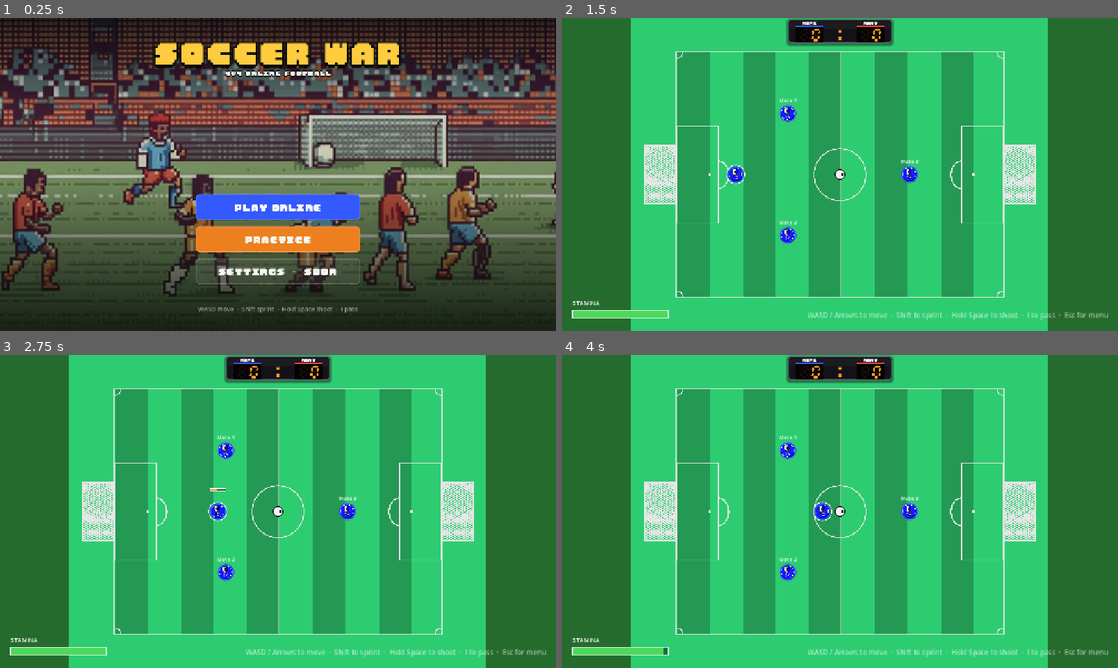
Above: before the commit, frames 1-4 (two rows, left to right).
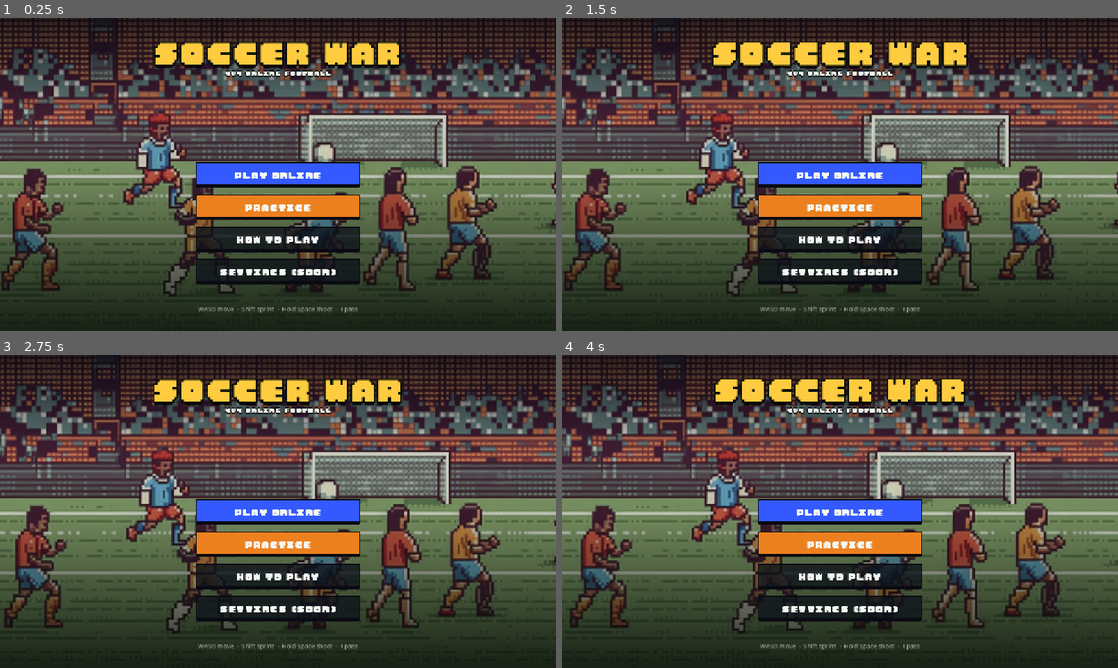
Above: after the commit, the same moments.

Repository: dthanhff318/soccer-war
Game: Godot game, scene res://scenes/boot.tscn
The game is run twice, just before and just after one commit, with the same random seed, the same clock (stepped at 60 frames per second) and the same inputs.
Inputs (mouse positions are in pixels of both pictures, inside the frame that each line leads up to):
- Up to frame 1 (0.25 s): no input
- Up to frame 2 (1.5 s): click (840, 240) at 0.5 s, where only the run after the commit has a clickable "HOW TO PLAY"; click (840, 274) at 1.25 s, where only the run after the commit has a clickable "GOT IT"
- Up to frame 3 (2.75 s): move the mouse to (400, 495) at 2.02 s; hold D (move_right) from 2.03 s (still down); hold Space (kick) from 2.03 s (still down); click (400, 495) at 2.17 s
- Up to frame 4 (4 s): release D (move_right) at 2.75 s; release Space (kick) at 2.75 s; drag from (728, 527) to (789, 452) at 2.77 s; move the mouse to (895, 442) at 3.52 s; hold D (move_right) from 3.53 s (still down); hold Shift (sprint) from 3.53 s (still down); click (895, 442) at 3.67 s

The runs differ from the first frame. In frame 1, 9.5% of the frame differs, in the area x 35-65%, y 46-86%; in frame 2, 99%; in frame 3, 99%, in the area x 0-100%, y 0-100%; in frame 4, 99%.

Commit message:
feat(ui): pixel-style buttons and panels, and a How to play modal

Diff:
--- a/scripts/ui/menu.gd
+++ b/scripts/ui/menu.gd
@@ -16,6 +16,9 @@
 var _online_button: Button
 var _practice_button: Button
 var _settings_button: Button
+var _help_button: Button
+var _help_modal: Control
+var _help_close_button: Button
 var _back_button: Button
 var _name_edit: LineEdit
 var _code_edit: LineEdit
@@ -70,6 +73,7 @@
 	_status.add_theme_constant_override("outline_size", 6)
 	layout.add_child(_status)
 	layout.add_child(UiKit.label("WASD move  ·  Shift sprint  ·  Hold Space shoot  ·  I pass", 14, UiKit.MUTED))
+	_help_modal = _build_help_modal()
 
 
 func _build_home() -> VBoxContainer:
@@ -78,8 +82,10 @@
 	home.add_theme_constant_override("separation", 14)
 	_online_button = _big_button("Play online", _show_online, UiKit.Style.PRIMARY)
 	_practice_button = _big_button("Practice", _on_practice_pressed, UiKit.Style.ACCENT)
-	_settings_button = _big_button("Settings  ·  soon", _on_settings_pressed, UiKit.Style.GHOST)
-	for button in [_online_button, _practice_button, _settings_button]:
+	_help_button = _big_button("How to play", _show_help, UiKit.Style.GHOST)
+	# The pixel font has no "·", so stick to letters, spaces and brackets.
+	_settings_button = _big_button("Settings (soon)", _on_settings_pressed, UiKit.Style.GHOST)
+	for button in [_online_button, _practice_button, _help_button, _settings_button]:
 		home.add_child(button)
 	return home
 
@@ -112,6 +118,87 @@
 	return card.get_parent()
 
 
+## Dimmed full-screen overlay with the controls and rules. Closes with
+## Got it, Esc, or a click outside the panel.
+func _build_help_modal() -> Control:
+	var modal := ColorRect.new()
+	modal.color = Color(0, 0, 0, 0.72)
+	modal.set_anchors_preset(Control.PRESET_FULL_RECT)
+	modal.mouse_filter = Control.MOUSE_FILTER_STOP
+	modal.gui_input.connect(_on_help_backdrop_input)
+	add_child(modal)
+	var center := CenterContainer.new()
+	center.set_anchors_preset(Control.PRESET_FULL_RECT)
+	center.mouse_filter = Control.MOUSE_FILTER_IGNORE
+	modal.add_child(center)
+
+	var card := UiKit.card(center, 660)
+	card.add_child(UiKit.title("HOW TO PLAY", 36, UiKit.GOLD))
+	card.add_child(UiKit.caption("Controls"))
+	var controls := GridContainer.new()
+	controls.columns = 2
+	controls.add_theme_constant_override("h_separation", 20)
+	controls.add_theme_constant_override("v_separation", 10)
+	for row in [
+		[["W", "A", "S", "D"], "Move  (or the arrow keys)"],
+		[["SHIFT"], "Sprint  -  uses stamina"],
+		[["SPACE"], "Hold, then release to shoot  -  hold longer for a harder shot"],
+		[["I"], "Pass  -  stops at the first player it reaches"],
+		[["ESC"], "Leave the match"],
+	]:
+		var keys := HBoxContainer.new()
+		keys.add_theme_constant_override("separation", 4)
+		for key in row[0]:
+			keys.add_child(UiKit.key_cap(key))
+		controls.add_child(keys)
+		var what := UiKit.label(row[1], 16)
+		what.horizontal_alignment = HORIZONTAL_ALIGNMENT_LEFT
+		what.autowrap_mode = TextServer.AUTOWRAP_OFF
+		controls.add_child(what)
+	card.add_child(controls)
+
+	for section in [
+		["Rules", [
+			"Score in the other team's goal  -  own goals count for them.",
+			"Matches last 5 minutes. Most goals wins.",
+		]],
+		["Play online", [
+			"Create a room and share its 4-letter code.",
+			"Friends join, pick Blue or Red, then the host presses Start.",
+		]],
+	]:
+		card.add_child(UiKit.caption(section[0]))
+		for line in section[1]:
+			var bullet := UiKit.label("•  " + line, 16)
+			bullet.horizontal_alignment = HORIZONTAL_ALIGNMENT_LEFT
+			card.add_child(bullet)
+
+	_help_close_button = UiKit.button("Got it", _hide_help, UiKit.Style.PRIMARY)
+	card.add_child(_help_close_button)
+	modal.hide()
+	return modal
+
+
+func _show_help() -> void:
+	_help_modal.show()
+	_help_close_button.grab_focus()
+
+
+func _hide_help() -> void:
+	_help_modal.hide()
+
+
+func _on_help_backdrop_input(event: InputEvent) -> void:
+	if event is InputEventMouseButton and event.pressed:
+		_hide_help()
+
+
+func _unhandled_input(event: InputEvent) -> void:
+	if _help_modal.visible and event.is_action_pressed("ui_cancel"):
+		_hide_help()
+		get_viewport().set_input_as_handled()
+
+
 func _big_button(text: String, on_pressed: Callable, style: UiKit.Style) -> Button:
 	var button := UiKit.button(text, on_pressed, style)
 	button.custom_minimum_size.y = 60
--- a/scripts/ui/ui_kit.gd
+++ b/scripts/ui/ui_kit.gd
@@ -1,8 +1,9 @@
 class_name UiKit
 extends RefCounted
 
-## Shared look for the code-built menu and lobby: the real pitch as a darkened
-## backdrop, a pixel-font title, frosted cards, and buttons coloured by team.
+## Shared 8-bit look for the code-built menu and lobby: pixel-font text,
+## chunky outlined boxes with chamfered corners and a thick bottom edge (so
+## buttons read as raised blocks), and buttons coloured by team.
 
 const PIXEL_FONT := preload("res://assets/field/font/plumppixel.ttf")
 ## Loaded at runtime (not preloaded) so the headless server, which ships
@@ -18,6 +19,14 @@
 const TEXT := Color(0.96, 0.97, 0.95)
 const MUTED := Color(0.78, 0.84, 0.8, 0.75)
 const HIGHLIGHT := Color(1.0, 0.85, 0.3)
+
+## Pixel box geometry: outline width, extra bottom edge ("depth"), and the
+## size of the 45° corner cut.
+const EDGE := 3
+const DEPTH := 4
+const CHAMFER := 4
+## Near-black outline used by every pixel box.
+const OUTLINE := Color(0.04, 0.04, 0.07)
 
 ## How far and how slowly the menu artwork drifts.
 const DRIFT_PIXELS := 40.0
@@ -88,17 +97,16 @@
 	owner.add_child(shade)
 
 
-## Frosted rounded panel; returns the column inside it. `accent` tints the
-## border (team cards in the lobby).
-static func card(parent: Control, width: float, accent: Color = Color(1, 1, 1, 0.14)) -> VBoxContainer:
+## Dark pixel panel; returns the column inside it. `accent` colours the
+## outline (team cards in the lobby).
+static func card(parent: Control, width: float, accent: Color = OUTLINE) -> VBoxContainer:
 	var panel := PanelContainer.new()
 	panel.custom_minimum_size = Vector2(width, 0)
-	var style := _box(Color(0.03, 0.07, 0.05, 0.82), 14, accent, 2)
+	var style := _pixel_box(Color(0.03, 0.07, 0.05, 0.9), accent if accent.a > 0.5 else OUTLINE, DEPTH + 2)
 	style.set_content_margin_all(24)
-	style.shadow_color = Color(0, 0, 0, 0.45)
-	style.shadow_size = 18
-	style.shadow_offset = Vector2(0, 6)
 	panel.add_theme_stylebox_override("panel", style)
+	# Clicks on the panel stay on it (a modal's backdrop closes on outside clicks).
+	panel.mouse_filter = Control.MOUSE_FILTER_STOP
 	parent.add_child(panel)
 	var column := VBoxContainer.new()
 	column.add_theme_constant_override("separation", 12)
@@ -147,15 +155,17 @@
 	result.add_theme_color_override("font_disabled_color", Color(TEXT, 0.4))
 
 	var base: Color = {
-		Style.PRIMARY: BLUE, Style.DANGER: RED, Style.SUCCESS: GREEN, Style.GHOST: Color(1, 1, 1, 0.06),
-		Style.ACCENT: ORANGE,
+		Style.PRIMARY: BLUE, Style.DANGER: RED, Style.SUCCESS: GREEN,
+		Style.GHOST: Color(0.05, 0.07, 0.1, 0.78), Style.ACCENT: ORANGE,
 	}[style]
-	var border := Color(1, 1, 1, 0.28) if style == Style.GHOST else base.lightened(0.25)
-	result.add_theme_stylebox_override("normal", _box(base, 10, border, 2))
-	result.add_theme_stylebox_override("hover", _box(base.lightened(0.15), 10, Color(1, 1, 1, 0.6), 2))
-	result.add_theme_stylebox_override("pressed", _box(base.darkened(0.2), 10, border, 2))
-	result.add_theme_stylebox_override("disabled", _box(Color(base, base.a * 0.4), 10, Color(border, 0.2), 2))
-	result.add_theme_stylebox_override("focus", _box(Color.TRANSPARENT, 10, Color(1, 1, 1, 0.8), 2))
+	result.add_theme_stylebox_override("normal", _pixel_box(base, OUTLINE, DEPTH))
+	result.add_theme_stylebox_override("hover", _pixel_box(base.lightened(0.18), OUTLINE, DEPTH))
+	# Pressed: the thick bottom edge goes away and the label drops into it.
+	var pressed := _pixel_box(base.darkened(0.15), OUTLINE, 0)
+	pressed.content_margin_top += DEPTH
+	result.add_theme_stylebox_override("pressed", pressed)
+	result.add_theme_stylebox_override("disabled", _pixel_box(Color(base, base.a * 0.45), Color(OUTLINE, 0.6), DEPTH))
+	result.add_theme_stylebox_override("focus", _pixel_box(Color.TRANSPARENT, HIGHLIGHT, 0))
 	result.pressed.connect(on_pressed)
 	return result
 
@@ -169,10 +179,10 @@
 	result.add_theme_color_override("font_color", TEXT)
 	result.add_theme_color_override("font_placeholder_color", Color(TEXT, 0.35))
 	result.add_theme_color_override("caret_color", HIGHLIGHT)
-	var normal := _box(Color(0, 0, 0, 0.35), 10, Color(1, 1, 1, 0.16), 2)
+	var normal := _pixel_box(Color(0, 0, 0, 0.55), OUTLINE, 0)
 	normal.content_margin_left = 14
 	normal.content_margin_right = 14
-	var focus := normal.duplicate()
+	var focus: StyleBoxFlat = normal.duplicate()
 	focus.border_color = HIGHLIGHT
 	result.add_theme_stylebox_override("normal", normal)
 	result.add_theme_stylebox_override("focus", focus)
@@ -207,12 +217,36 @@
 	return hint
 
 
-static func _box(color: Color, radius: int, border: Color, border_width: int) -> StyleBoxFlat:
+## A keyboard key drawn as a small light pixel block, e.g. [SPACE].
+static func key_cap(text: String) -> PanelContainer:
+	var cap := PanelContainer.new()
+	var style := _pixel_box(Color(0.92, 0.92, 0.86), OUTLINE, DEPTH)
+	# Margins include the outline, so the thick bottom edge never covers the text.
+	style.content_margin_left = EDGE + 8
+	style.content_margin_right = EDGE + 8
+	style.content_margin_top = EDGE + 4
+	style.content_margin_bottom = EDGE + DEPTH + 3
+	cap.add_theme_stylebox_override("panel", style)
+	var letters := Label.new()
+	letters.text = text
+	letters.horizontal_alignment = HORIZONTAL_ALIGNMENT_CENTER
+	letters.add_theme_font_override("font", PIXEL_FONT)
+	letters.add_theme_font_size_override("font_size", 16)
+	letters.add_theme_color_override("font_color", OUTLINE)
+	cap.add_child(letters)
+	return cap
+
+
+## Chunky 8-bit box: hard outline, 45° corner cuts, no smoothing, and a
+## thicker bottom edge (`depth`) so it reads as a raised block.
+static func _pixel_box(fill: Color, outline: Color, depth: int) -> StyleBoxFlat:
 	var box := StyleBoxFlat.new()
-	box.bg_color = color
-	box.set_corner_radius_all(radius)
-	box.border_color = border
-	box.set_border_width_all(border_width)
+	box.bg_color = fill
+	box.border_color = outline
+	box.set_border_width_all(EDGE)
+	box.border_width_bottom = EDGE + depth
+	box.set_corner_radius_all(CHAMFER)
+	box.corner_detail = 1
+	box.anti_aliasing = false
 	box.set_content_margin_all(8)
-	box.anti_aliasing = true
 	return box
--- a/tests/test_menu_home.gd
+++ b/tests/test_menu_home.gd
@@ -53,3 +53,35 @@
 		menu.queue_free()
 	get_tree().unload_current_scene()
 	await get_tree().process_frame
+
+
+func test_how_to_play_opens_a_modal_that_closes_three_ways() -> void:
+	var menu := await _open_menu()
+	check(not menu._help_modal.visible, "hidden at start")
+	menu._help_button.pressed.emit()
+	check(menu._help_modal.visible, "opens")
+	menu._help_close_button.pressed.emit()
+	check(not menu._help_modal.visible, "Got it closes")
+
+	menu._help_button.pressed.emit()
+	var esc := InputEventAction.new()
+	esc.action = "ui_cancel"
+	esc.pressed = true
+	menu._unhandled_input(esc)
+	check(not menu._help_modal.visible, "Esc closes")
+
+	menu._help_button.pressed.emit()
+	var click := InputEventMouseButton.new()
+	click.button_index = MOUSE_BUTTON_LEFT
+	click.pressed = true
+	menu._help_modal.gui_input.emit(click)
+	check(not menu._help_modal.visible, "click outside closes")
+	menu.queue_free()
+
+
+func test_settings_label_uses_only_pixel_font_glyphs() -> void:
+	var menu := await _open_menu()
+	var font: FontFile = UiKit.PIXEL_FONT
+	for c in menu._settings_button.text:
+		check(c == " " or font.has_char(c.unicode_at(0)), "glyph '%s' exists" % c)
+	menu.queue_free()
Not shown, changed: export/index.html
Not shown, changed: export/index.pck
